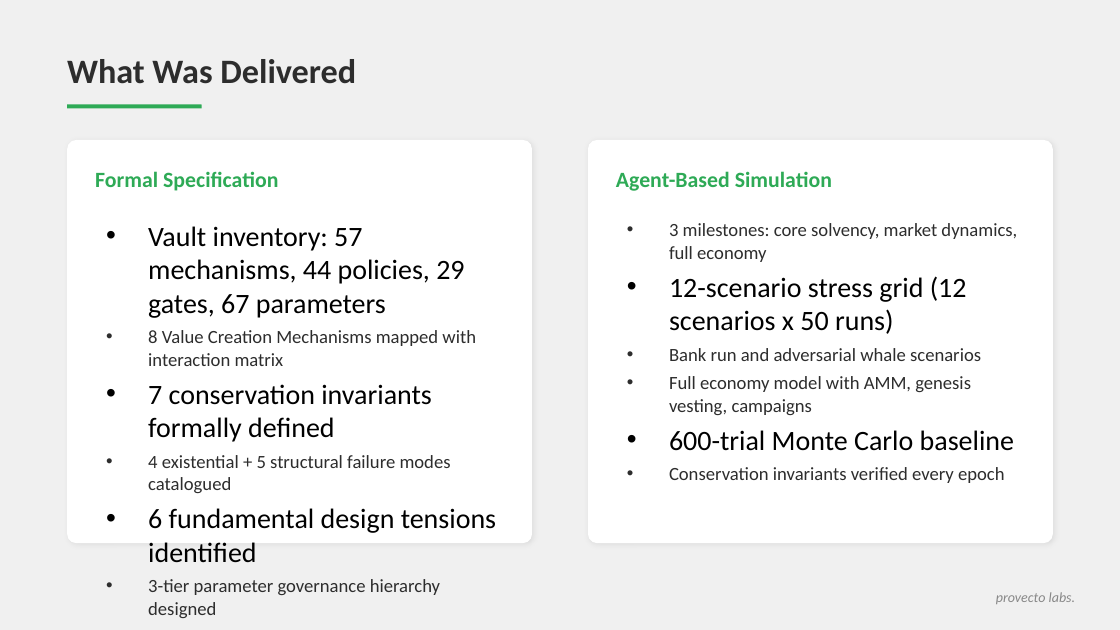
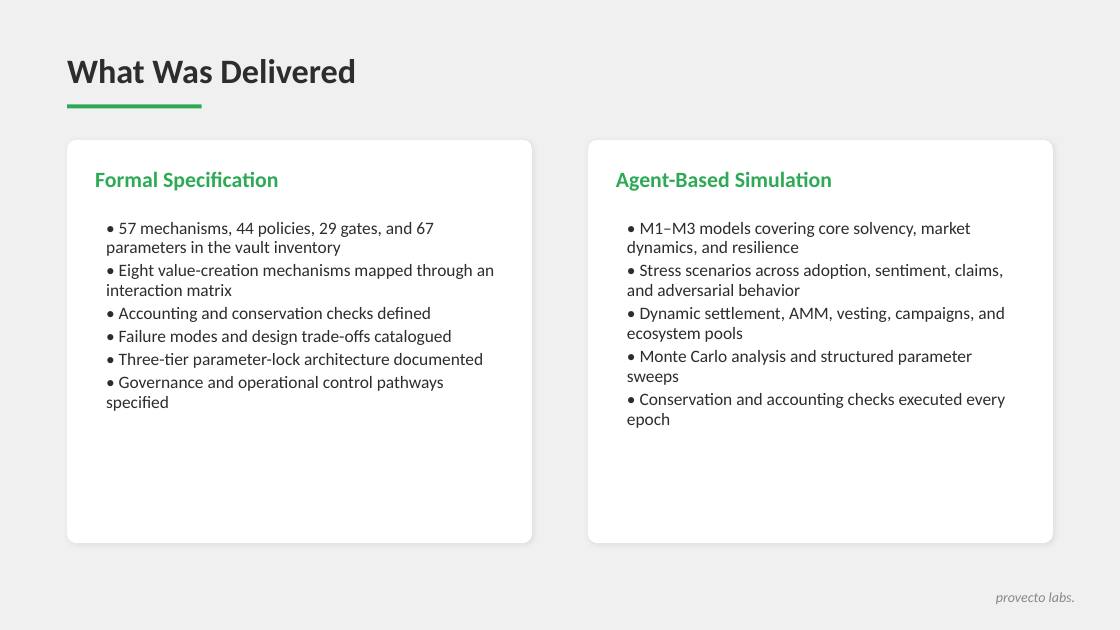
Before and after one commit to stelios12312312/TokenLab, a slide deck: slide 2 of docs_final/2026-06-23/z1_simulation_findings.pptx. Drawn at 1120x630 pixels with LibreOffice and Linux fonts; fonts in the diff are those of the drawing. Boxes give left, top, right and bottom in pixels: in the first picture for what was removed or moved away, otherwise in the second. Text is boxed around its words. In the diff, an @@ line names an element or a change of style, - is before the commit and + after.

```diff
--- a/docs_final/2026-06-23/z1_simulation_findings.pptx
+++ b/docs_final/2026-06-23/z1_simulation_findings.pptx
@@ text at (x1=106, y1=222, x2=494, y2=411): text changed; size 12 to 11.2 pt @@
-• Vault inventory: 57 mechanisms, 44 policies, 29 gates, 67 parameters
-• 8 Value Creation Mechanisms mapped with interaction matrix
-• 7 conservation invariants formally defined
-• 4 existential + 5 structural failure modes catalogued
-• 6 fundamental design tensions identified
-• 3-tier parameter governance hierarchy designed
+• 57 mechanisms, 44 policies, 29 gates, and 67 parameters in the vault inventory
+• Eight value-creation mechanisms mapped through an interaction matrix
+• Accounting and conservation checks defined
+• Failure modes and design trade-offs catalogued
+• Three-tier parameter-lock architecture documented
+• Governance and operational control pathways specified
@@ text at (x1=627, y1=222, x2=1005, y2=428): text changed; size 12 to 11.2 pt @@
-• 3 milestones: core solvency, market dynamics, full economy
-• 12-scenario stress grid (12 scenarios x 50 runs)
-• Bank run and adversarial whale scenarios
-• Full economy model with AMM, genesis vesting, campaigns
-• 600-trial Monte Carlo baseline
-• Conservation invariants verified every epoch
+• M1–M3 models covering core solvency, market dynamics, and resilience
+• Stress scenarios across adoption, sentiment, claims, and adversarial behavior
+• Dynamic settlement, AMM, vesting, campaigns, and ecosystem pools
+• Monte Carlo analysis and structured parameter sweeps
+• Conservation and accounting checks executed every epoch
```
Also in this commit, not shown: 10 other slides changed, 43 other files.
